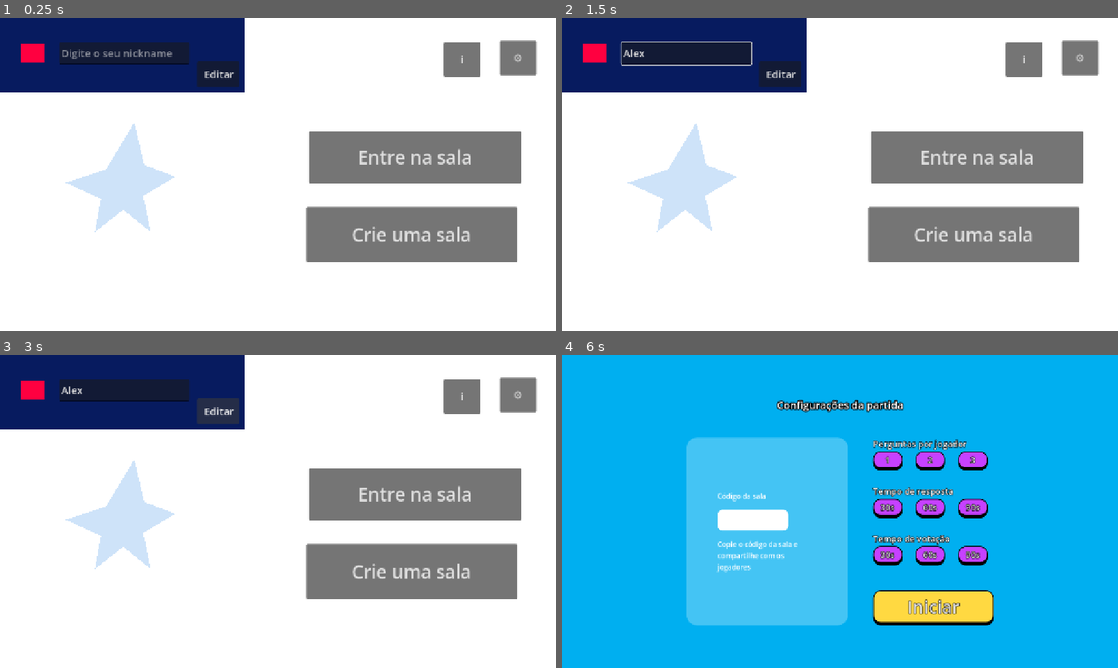
Above: before the commit, frames 1-4 (two rows, left to right).
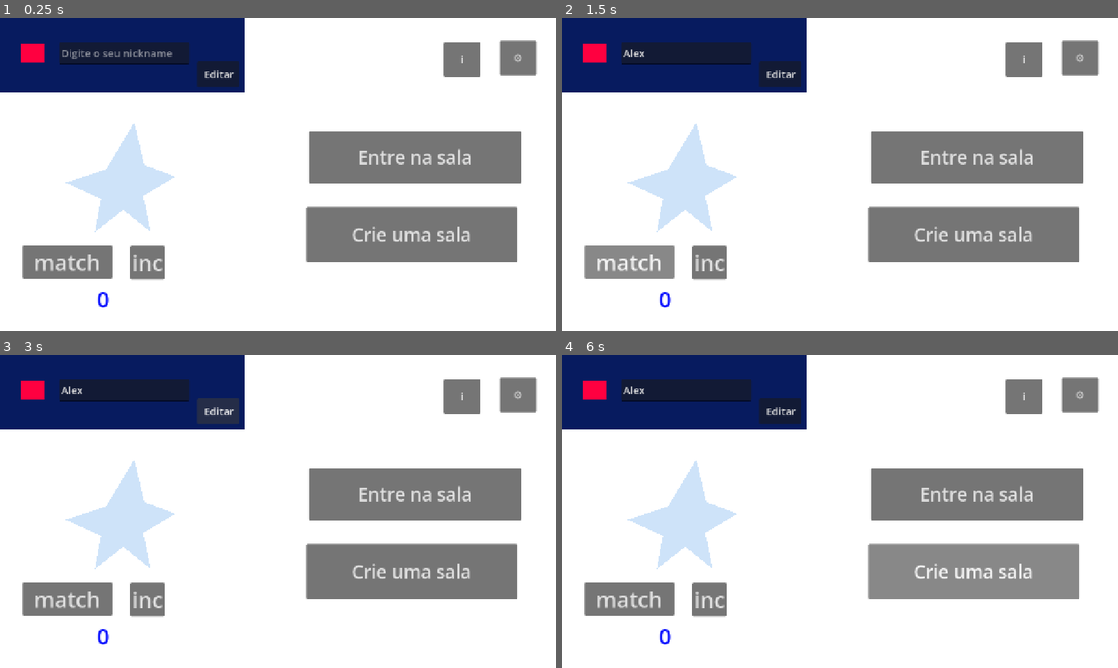
Above: after the commit, the same moments.

Repository: marinagfontenele/Sweet-Treat
Game: Godot game, scene res://scenes/main_menu.tscn
Same seed, same stepped clock (60 frames per second), same inputs: the game is played once before the commit and once after it.
Inputs (mouse positions are in pixels of both pictures, inside the frame that each line leads up to):
- Up to frame 1 (0.25 s): no input
- Up to frame 2 (1.5 s): click (684, 52) at 0.52 s; type "Alex" at 0.6 s; click (628, 262) at 1.25 s, where only the run after the commit has a clickable "match"
- Up to frame 3 (3 s): click (150, 599) at 2 s, where only the run after the commit has a clickable "inc"; click "Editar" at 2.75 s
- Up to frame 4 (6 s): click "i" at 3.5 s; click "⚙" at 4.25 s; click "Entre na sala" at 5 s; click "Crie uma sala" at 5.75 s

The runs differ from the first frame. In frame 1, 2.5% of the frame differs, in the area x 4-30%, y 72-93%; in frame 2, 2.6%; in frame 3, 2.5%; in frame 4, 99%, in the area x 0-100%, y 0-100%.
Error after the commit: Parse Error: Could not find type "GameCenterManager" in the current scope. (res://scripts/game_manager.gd:23)

Commit message:
testando se deu certo o merge entre o gamecenter e as telas

Diff:
--- /dev/null
+++ b/sweet-treat/Main.tscn
@@ -0,0 +1,39 @@
+[gd_scene format=3 uid="uid://ba18uw4eikeua"]
+
+[ext_resource type="Script" uid="uid://bp6ec02i8vnu3" path="res://scripts/main.gd" id="1_r0du0"]
+[ext_resource type="Script" uid="uid://dch20a34c5cxh" path="res://scripts/button.gd" id="2_cm0pq"]
+[ext_resource type="Script" uid="uid://du60xx18wxvpw" path="res://scripts/inc_button.gd" id="3_fos0i"]
+
+[node name="Node2D" type="Node2D" unique_id=654205042]
+script = ExtResource("1_r0du0")
+
+[node name="Button" type="Button" parent="." unique_id=1857658746]
+offset_left = 70.0
+offset_top = 68.0
+offset_right = 342.0
+offset_bottom = 145.0
+theme_override_font_sizes/font_size = 50
+text = "match"
+script = ExtResource("2_cm0pq")
+
+[node name="IncButton" type="Button" parent="." unique_id=1595980209]
+offset_left = 146.0
+offset_top = 229.0
+offset_right = 225.0
+offset_bottom = 306.0
+theme_override_font_sizes/font_size = 50
+text = "inc"
+script = ExtResource("3_fos0i")
+
+[node name="CountLabel" type="Label" parent="." unique_id=1240874405]
+offset_left = 127.0
+offset_top = 457.0
+offset_right = 257.0
+offset_bottom = 526.0
+theme_override_font_sizes/font_size = 50
+text = "Label"
+horizontal_alignment = 1
+vertical_alignment = 1
+
+[connection signal="pressed" from="Button" to="Button" method="_on_pressed"]
+[connection signal="pressed" from="IncButton" to="IncButton" method="_on_pressed"]
--- a/sweet-treat/icon.svg
+++ b/sweet-treat/icon.svg
@@ -1 +1,5 @@
+<<<<<<< HEAD
 <svg xmlns="http://www.w3.org/2000/svg" width="128" height="128"><rect width="124" height="124" x="2" y="2" fill="#363d …(875 unchanged characters)…
+=======
+<svg height="128" width="128" xmlns="http://www.w3.org/2000/svg"><rect x="2" y="2" width="124" height="124" rx="14" fill="#363d52" stroke="#212532" stroke-width="4"/><g transform="scale(.101) translate(122 122)"><g fill="#fff"><path d="M105 673v33q407 354 814 0v-33z"/><path fill="#478cbf" d="m105 673 152 14q12 1 15 14l4 67 132 10 8-61q2-11 15-15h162q13 4 15 15l8 61 132-10 4-67q3-13 15-14l152-14V427q30-39 56-81-35-59-83-108-43 20-82 47-40-37-88-64 7-51 8-102-59-28-123-42-26 43-46 89-49-7-98 0-20-46-46-89-64 14-123 42 1 51 8 102-48 27-88 64-39-27-82-47-48 49-83 108 26 42 56 81zm0 33v39c0 276 813 276 813 0v-39l-134 12-5 69q-2 10-14 13l-162 11q-12 0-16-11l-10-65H447l-10 65q-4 11-16 11l-162-11q-12-3-14-13l-5-69z"/><path d="M483 600c3 34 55 34 58 0v-86c-3-34-55-34-58 0z"/><circle cx="725" cy="526" r="90"/><circle cx="299" cy="526" r="90"/></g><g fill="#414042"><circle cx="307" cy="532" r="60"/><circle cx="717" cy="532" r="60"/></g></g></svg>
+>>>>>>> origin/conectivity
--- a/sweet-treat/project.godot
+++ b/sweet-treat/project.godot
@@ -14,6 +14,7 @@
 run/main_scene="uid://lbsc0ppjr8gs"
 config/features=PackedStringArray("4.7", "Mobile")
 config/icon="res://icon.svg"
+<<<<<<<HEADconfig/name="Sweet-Treat"
 
 [autoload]
 
--- a/sweet-treat/scenes/main_menu.tscn
+++ b/sweet-treat/scenes/main_menu.tscn
@@ -1,6 +1,8 @@
 [gd_scene format=3 uid="uid://lbsc0ppjr8gs"]
 
 [ext_resource type="Script" uid="uid://cpac8u4i6x772" path="res://scripts/main_menu.gd" id="1_0fbet"]
+[ext_resource type="Script" uid="uid://dch20a34c5cxh" path="res://scripts/button.gd" id="2_bqqt6"]
+[ext_resource type="Script" uid="uid://du60xx18wxvpw" path="res://scripts/inc_button.gd" id="3_wu84c"]
 
 [sub_resource type="StyleBoxFlat" id="StyleBoxFlat_bkf4g"]
 bg_color = Color(0.02745098, 0.105882354, 0.37254903, 1)
@@ -117,3 +119,38 @@
 text = "Crie uma sala
 "
 script = SubResource("GDScript_uchyk")
+
+[node name="Button" type="Button" parent="." unique_id=617872628]
+layout_mode = 0
+offset_left = 52.0
+offset_top = 523.0
+offset_right = 258.0
+offset_bottom = 600.0
+theme_override_font_sizes/font_size = 50
+text = "match"
+script = ExtResource("2_bqqt6")
+
+[node name="IncButton" type="Button" parent="." unique_id=189579557]
+layout_mode = 0
+offset_left = 300.0
+offset_top = 524.0
+offset_right = 379.0
+offset_bottom = 601.0
+theme_override_font_sizes/font_size = 50
+text = "inc"
+script = ExtResource("3_wu84c")
+
+[node name="CountLabel" type="Label" parent="." unique_id=399968898]
+layout_mode = 0
+offset_left = 173.0
+offset_top = 612.0
+offset_right = 303.0
+offset_bottom = 681.0
+theme_override_colors/font_color = Color(0.05490196, 0.08235294, 1, 1)
+theme_override_font_sizes/font_size = 50
+text = "Label"
+horizontal_alignment = 1
+vertical_alignment = 1
+
+[connection signal="pressed" from="Button" to="Button" method="_on_pressed"]
+[connection signal="pressed" from="IncButton" to="IncButton" method="_on_pressed"]
--- /dev/null
+++ b/sweet-treat/scripts/button.gd
@@ -0,0 +1,18 @@
+extends Button
+
+
+# Called when the node enters the scene tree for the first time.
+func _ready() -> void:
+	#position = (get_viewport_rect().size - size) / 2.0
+	#position.y = 75
+	pass # Replace with function body.
+
+
+# Called every frame. 'delta' is the elapsed time since the previous frame.
+func _process(_delta: float) -> void:
+	pass
+
+
+func _on_pressed() -> void:
+	print("_on_pressed")
+	GameManager.request_match()
--- a/sweet-treat/scripts/game_manager.gd
+++ b/sweet-treat/scripts/game_manager.gd
@@ -12,6 +12,103 @@
 func add_score(quant: int) -> void:
 	tomato += quant
 
+
+## INCREMENTAÇÃO PARA LÓGICA DE TESTE
 # Called every frame. 'delta' is the elapsed time since the previous frame.
 func _process(delta: float) -> void:
 	pass
+
+var count: int = 0
+
+var game_center: GameCenterManager
+var local: GKLocalPlayer
+
+var matchmaker := GKMatchmaker.new()
+
+var current_match: GKMatch
+
+var score: int = 0
+var player_name: String = ""
+
+func authenticate() -> void:
+	game_center = GameCenterManager.new()
+
+	game_center.authentication_error.connect(func(error: String) -> void:
+		print("Received error %s" % error)
+	)
+	game_center.authentication_result.connect(func(status: bool) -> void:
+		print("Authentication updated, status: %s" % status)
+		local = game_center.local_player
+		local.register_listener()
+		local.invite_accepted.connect(func(_player: GKPlayer, invite: GKInvite) -> void:
+			matchmaker.match_for_invite(invite, func(match: GKMatch, error: Variant) -> void:
+				if error:
+					print("Invite match error: %s" % error)
+				else:
+					print("Joined invited match")
+					current_match = match
+					current_match.data_received.connect(func (data: PackedByteArray, _from_player: GKPlayer)->void:
+						print("Received data from Player")
+						print(data.get_string_from_utf8())
+						set_count(data.get_string_from_utf8().to_int())
+					)
+					current_match.data_received_for_recipient_from_player.connect(func(data: PackedByteArray, _for_recipient: GKPlayer, _from_remote_player: GKPlayer)->void:
+						print("Received data from a player to another player")
+						print(data.get_string_from_utf8())
+						set_count(data.get_string_from_utf8().to_int())
+					)
+					RenderingServer.set_default_clear_color(Color("#1e7e34"))
+			)
+		)
+	)
+
+	game_center.authenticate()
+
+func request_match() -> void:
+	var req = GKMatchRequest.new()
+	req.max_players = 2
+	req.min_players = 2
+	GKMatchmakerViewController.request_match(req, func(game_match: GKMatch, error: Variant)->void:
+		if error:
+			print("Could not request a match %s" % error)
+		else:
+			print("Got a match!")
+			current_match = game_match
+			RenderingServer.set_default_clear_color(Color("#1e7e34"))
+			game_match.data_received.connect(func (data: PackedByteArray, _from_player: GKPlayer)->void:
+				print("Received data from Player")
+				print(data.get_string_from_utf8())
+				set_count(data.get_string_from_utf8().to_int())
+			)
+			game_match.data_received_for_recipient_from_player.connect(func(data: PackedByteArray, _for_recipient: GKPlayer, _from_remote_player: GKPlayer)->void:
+				print("Received data from a player to another player")
+				print(data.get_string_from_utf8())
+				set_count(data.get_string_from_utf8().to_int())
+			)
+			game_match.did_fail_with_error.connect(func(_error: String)->void:
+				print("Match failed with %s" % error)
+			)
+			game_match.should_reinvite_disconnected_player = (func(_player: GKPlayer)->bool:
+				# We always reinvite
+				return true
+			)
+			game_match.player_changed.connect(func(_player: GKPlayer, connected: bool)->void:
+				print("Status of player changed to %s" % connected)
+			)
+	)
+
+func set_count(value: int) -> void:
+	count = value
+	print(count)
+	var label := get_tree().current_scene.get_node_or_null("CountLabel") as Label
+	if label:
+		label.text = str(count)
+
+func increment() -> void:
+	print("increment")
+	set_count(count + 1)
+	var data: PackedByteArray = str(count).to_utf8_buffer()
+	if current_match == null:
+		return
+	current_match.send_data_to_all_players(data, GKMatch.SendDataMode.RELIABLE)
+	pass
--- /dev/null
+++ b/sweet-treat/scripts/inc_button.gd
@@ -0,0 +1,18 @@
+extends Button
+
+
+# Called when the node enters the scene tree for the first time.
+func _ready() -> void:
+	#position = (get_viewport_rect().size - size) / 2.0
+	#position.y = 500
+	pass # Replace with function body.
+
+
+# Called every frame. 'delta' is the elapsed time since the previous frame.
+func _process(_delta: float) -> void:
+	pass
+
+
+func _on_pressed() -> void:
+	GameManager.increment()
+	pass # Replace with function body.
--- a/sweet-treat/scripts/main_menu.gd
+++ b/sweet-treat/scripts/main_menu.gd
@@ -4,6 +4,10 @@
 func _ready() -> void:
 
 	$CreateRoomButton.pressed.connect(_on_start_pressed)
+	#### PARTE DO GAME CENTER
+	#$CountLabel.position = (get_viewport_rect().size - $CountLabel.size) / 2.0
+	$CountLabel.text = "0"
+	GameManager.authenticate()
 
 	print("Main menu ready! Waiting for player input...")
 
--- /dev/null
+++ b/sweet-treat/xogot/export-preset-migration.json
@@ -0,0 +1 @@
+{"version":1}
Not shown, added: sweet-treat/addons/GodotApplePluginsGameCenter/bin/GodotApplePluginsGameCenter.framework/Versions/A/Resources/doc_classes/GKAccessPoint.xml
Not shown, added: sweet-treat/addons/GodotApplePluginsGameCenter/bin/GodotApplePluginsGameCenter.framework/Versions/A/Resources/doc_classes/GKAchievement.xml
Not shown, added: sweet-treat/addons/GodotApplePluginsGameCenter/bin/GodotApplePluginsGameCenter.framework/Versions/A/Resources/doc_classes/GKAchievementChallenge.xml
Not shown, added: sweet-treat/addons/GodotApplePluginsGameCenter/bin/GodotApplePluginsGameCenter.framework/Versions/A/Resources/doc_classes/GKAchievementDescription.xml
Not shown, added: sweet-treat/addons/GodotApplePluginsGameCenter/bin/GodotApplePluginsGameCenter.framework/Versions/A/Resources/doc_classes/GKChallenge.xml
Not shown, added: sweet-treat/addons/GodotApplePluginsGameCenter/bin/GodotApplePluginsGameCenter.framework/Versions/A/Resources/doc_classes/GKChallengeDefinition.xml
Not shown, added: sweet-treat/addons/GodotApplePluginsGameCenter/bin/GodotApplePluginsGameCenter.framework/Versions/A/Resources/doc_classes/GKError.xml
Not shown, added: sweet-treat/addons/GodotApplePluginsGameCenter/bin/GodotApplePluginsGameCenter.framework/Versions/A/Resources/doc_classes/GKGameActivity.xml
Not shown, added: sweet-treat/addons/GodotApplePluginsGameCenter/bin/GodotApplePluginsGameCenter.framework/Versions/A/Resources/doc_classes/GKGameActivityDefinition.xml
Not shown, added: sweet-treat/addons/GodotApplePluginsGameCenter/bin/GodotApplePluginsGameCenter.framework/Versions/A/Resources/doc_classes/GKGameCenterViewController.xml
Not shown, added: sweet-treat/addons/GodotApplePluginsGameCenter/bin/GodotApplePluginsGameCenter.framework/Versions/A/Resources/doc_classes/GKInvite.xml
Not shown, added: sweet-treat/addons/GodotApplePluginsGameCenter/bin/GodotApplePluginsGameCenter.framework/Versions/A/Resources/doc_classes/GKLeaderboard.xml
(and 160 more such lines)
